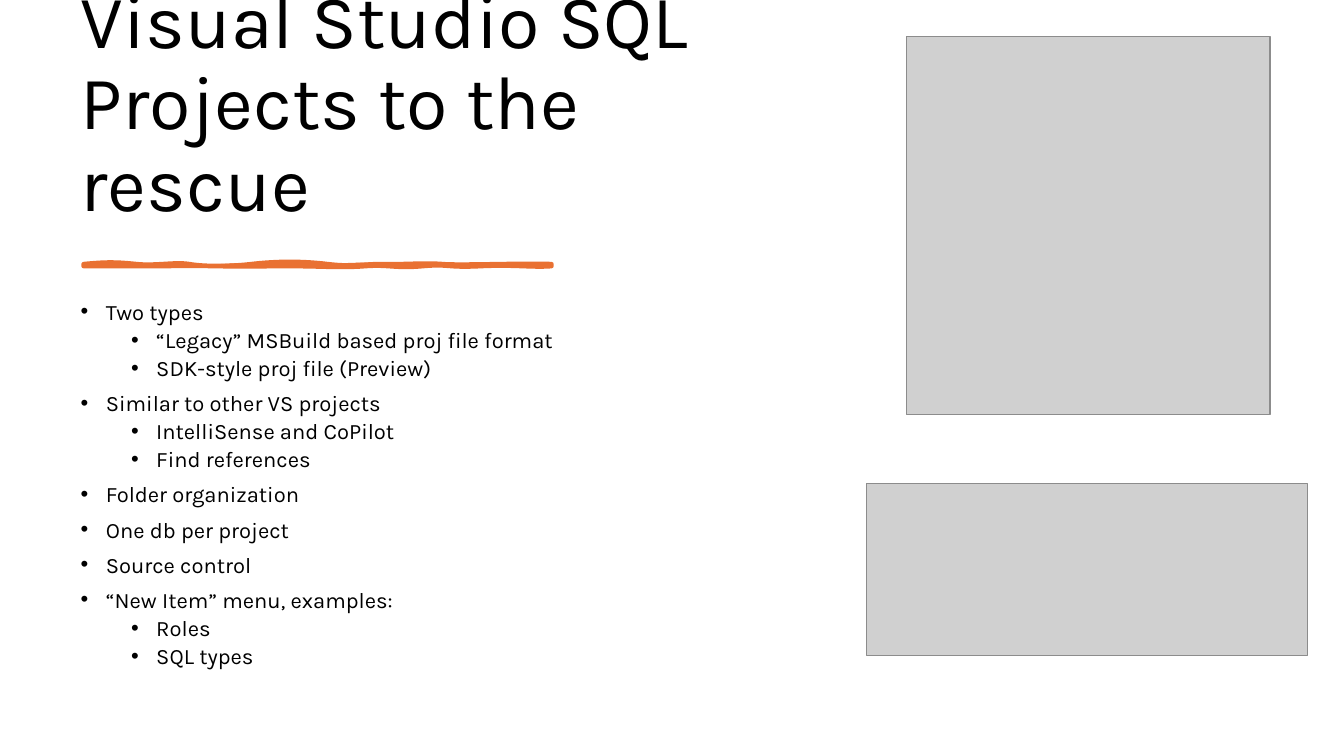
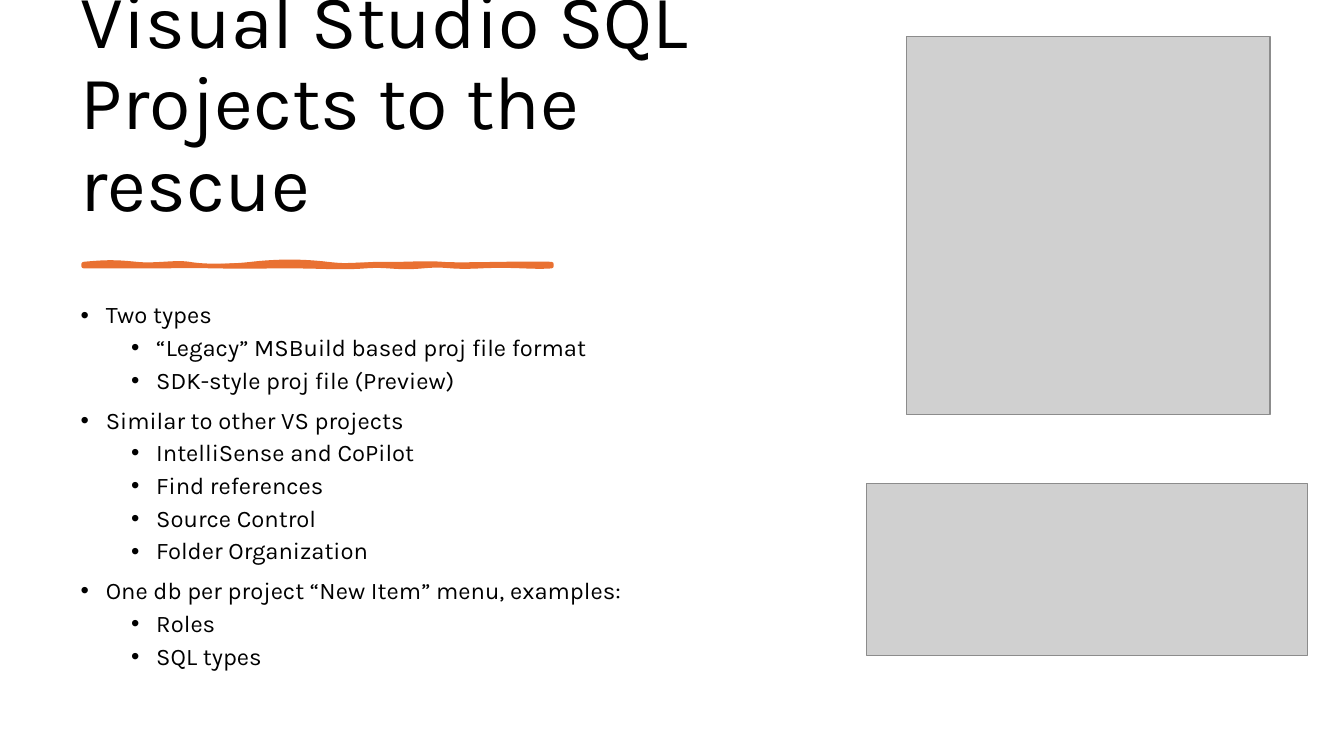
Before and after one commit to TheJuanitoLearnsShow/PodcastsManager, a slide deck: slide 8 of slides/VS sql project - sql saturday 2025.pptx. Drawn at 1344x756 pixels with LibreOffice and Linux fonts; fonts in the diff are those of the drawing; grey boxes stand for pictures. Boxes give left, top, right and bottom in pixels: in the first picture for what was removed or moved away, otherwise in the second. Text is boxed around its words. In the diff, an @@ line names an element or a change of style, - is before the commit and + after.

Commit message:
Slides update

```diff
--- a/slides/VS sql project - sql saturday 2025.pptx
+++ b/slides/VS sql project - sql saturday 2025.pptx
@@ text at bbox=[106, 308, 586, 670]: size 15.7 to 17 pt in "Two types", "“Legacy” MSBuild based proj file format", "SDK-style proj file (Preview)", "Similar to other VS projects" and 4 more places; line spacing 0.8 to 0.9 @@
@@ text at bbox=[106, 510, 621, 605]: text changed; size 15.7 to 17 pt @@
-• Folder organization
-• One db per project
-• Source control
-• “New Item” menu, examples:
+  • Source Control
+  • Folder Organization
+• One db per project “New Item” menu, examples:
```
